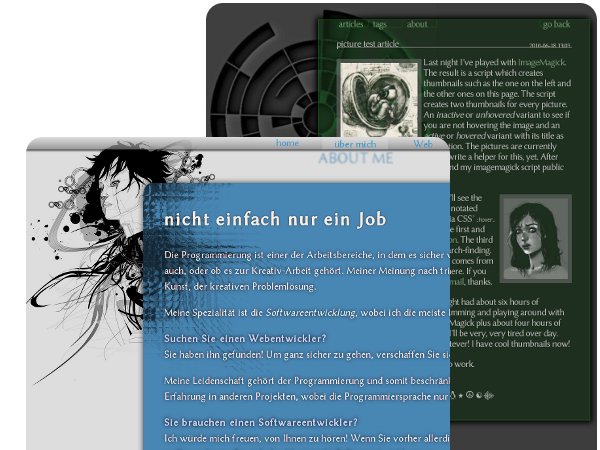
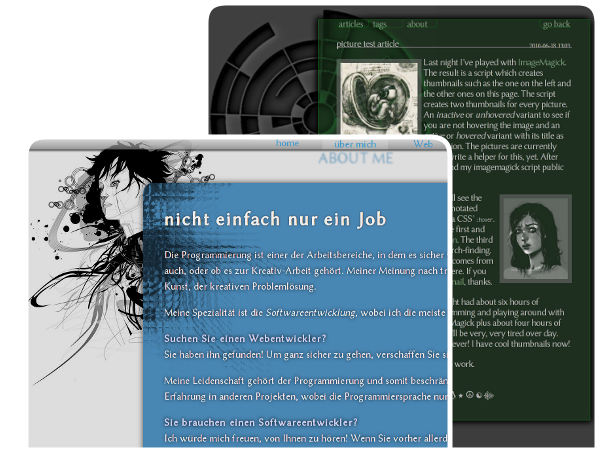
The second 600px x 450px image is a revision of the first. Changes to its layers:
painted on "portfolio" over (26, 134, 453, 450)
painted on "blog" over (203, 3, 597, 450)
